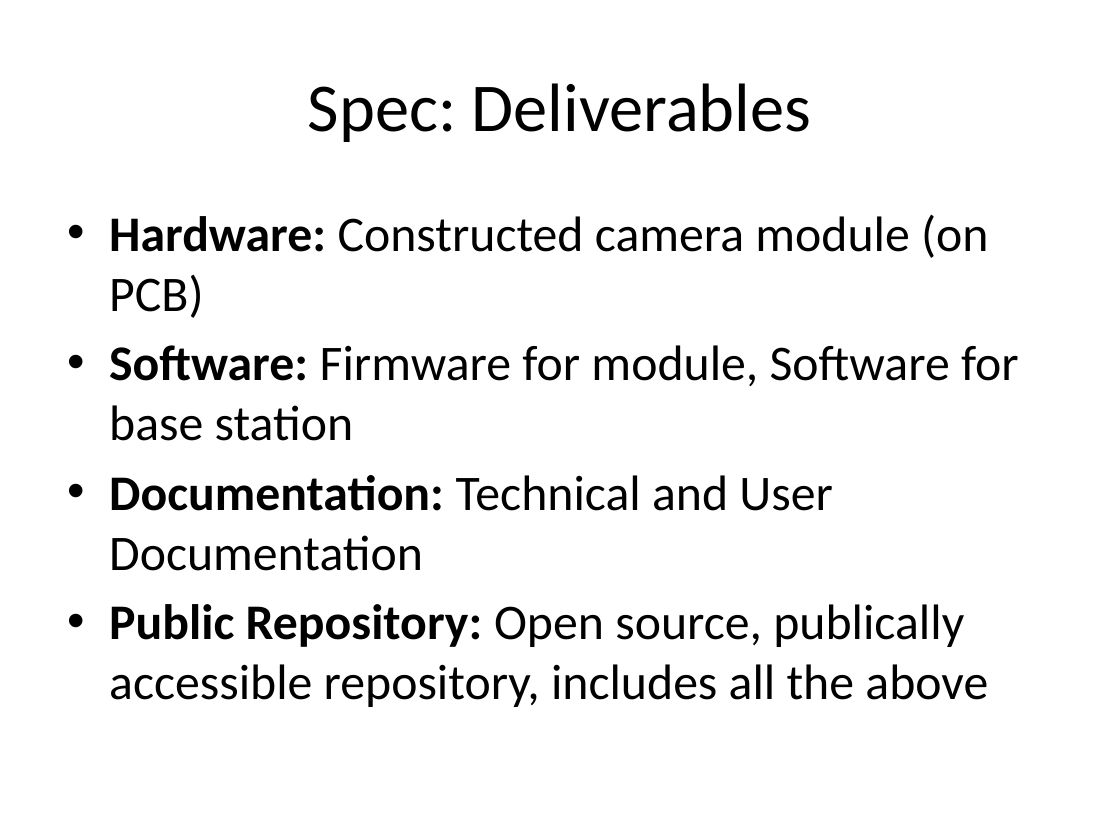
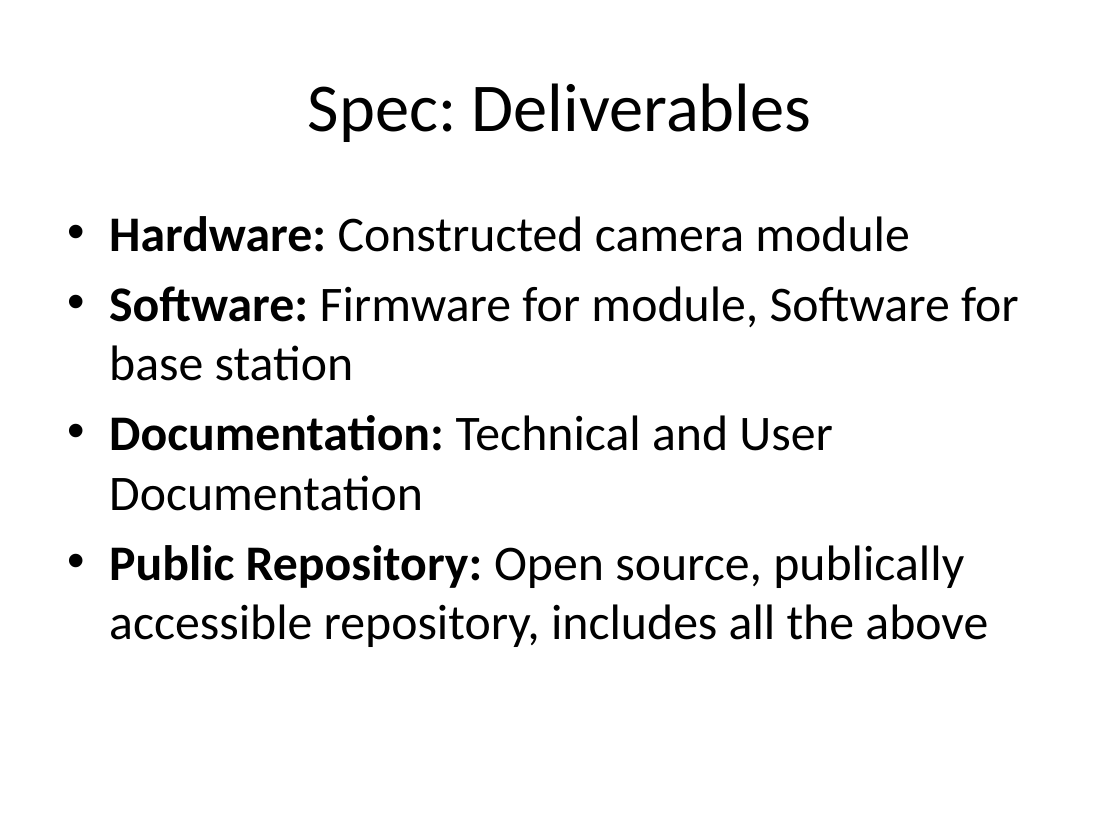
Before and after one commit to andybusse/uavcamera, a slide deck: slide 14 of documents/seminar 2/GDP Group 18 pres.pptx. Drawn at 1120x840 pixels with LibreOffice and Linux fonts; fonts in the diff are those of the drawing. Boxes give left, top, right and bottom in pixels: in the first picture for what was removed or moved away, otherwise in the second. Text is boxed around its words. In the diff, an @@ line names an element or a change of style, - is before the commit and + after.

```diff
--- a/documents/seminar 2/GDP Group 18 pres.pptx
+++ b/documents/seminar 2/GDP Group 18 pres.pptx
@@ text at box(109, 216, 909, 252): text changed @@
-• Hardware: Constructed camera module (on PCB)
+• Hardware: Constructed camera module
```
Also in this commit, not shown: 16 other slides changed, 7 slides added, 4 slides removed, 2 other files.
